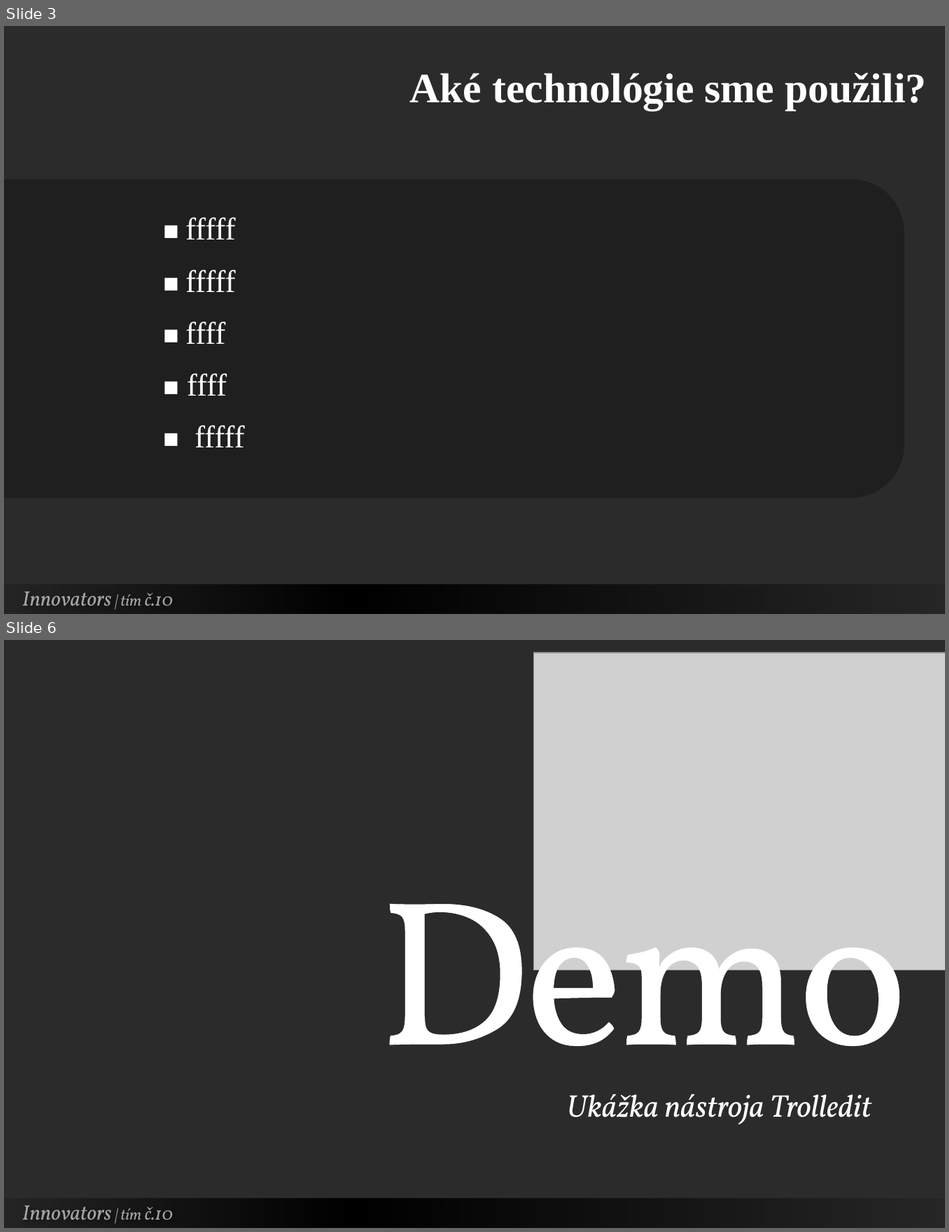
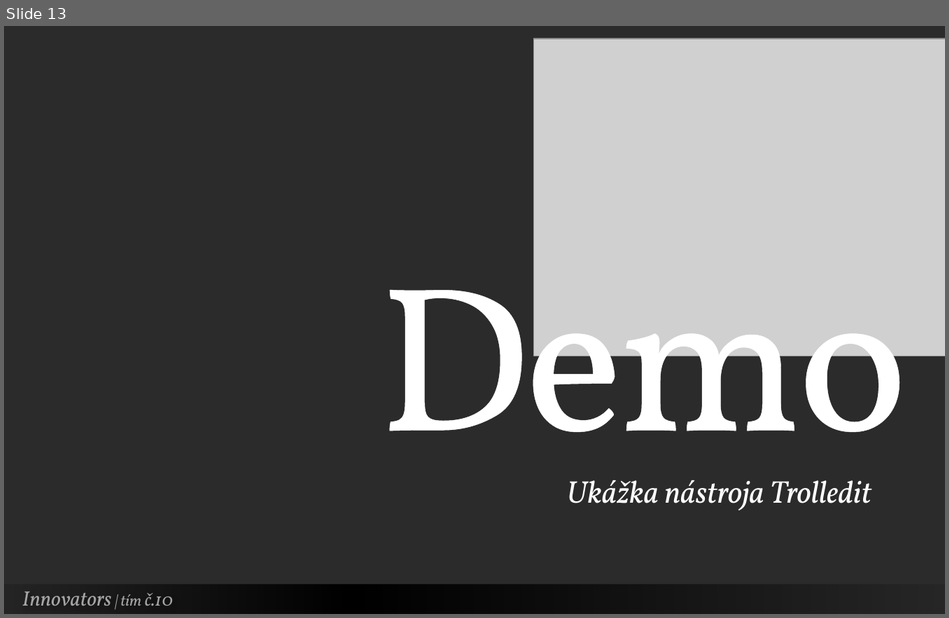
Before and after one commit to Innovators-Team10/Documentation, a slide deck: Dokumentacie/Ostatne/Innovators.pptx. Shown one above the other, each under a label of ours: slides 3 and 6 before the commit, slide 13 after it; the slides between them are not shown. The pictures are 949x1232 and 949x618 pixels, drawn with LibreOffice and Linux fonts; fonts in the diff are those of the drawing; grey boxes stand for pictures; background and template pictures are left out; a plain dark background stands for a picture behind light text. Boxes give left, top, right and bottom in pixels: in the first picture for what was removed or moved away, otherwise in the second. Text is boxed around its words. In the diff, an @@ line names an element or a change of style, - is before the commit and + after.

```diff
--- a/Dokumentacie/Ostatne/Innovators.pptx
+++ b/Dokumentacie/Ostatne/Innovators.pptx
@@ slide 3 removed at [4, 26, 945, 614], background picture (left out) @@
@@ text removed at [409, 73, 926, 110] @@
-Aké technológie sme použili?
@@ round same rect removed at [4, 179, 904, 498] @@
@@ text removed at [185, 217, 235, 240] @@
-■ fffff
@@ text removed at [185, 270, 235, 292] @@
-■ fffff
@@ text removed at [185, 321, 225, 344] @@
-■ ffff
@@ text removed at [187, 373, 227, 396] @@
-■ ffff
@@ text removed at [194, 425, 244, 447] @@
-■ fffff
@@ rectangle removed at [4, 585, 945, 614] @@
@@ text removed at [22, 592, 173, 606] @@
-Innovators | tím č.10
@@ what was slide 6 is now slide 13 @@
```
Also in this commit, not shown: 4 slides changed, 9 slides added, 2 other slides removed.
